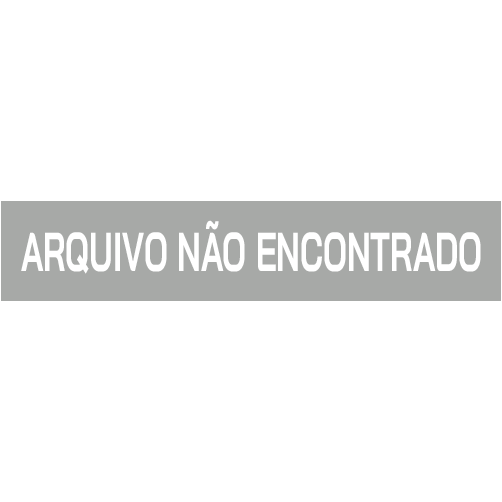
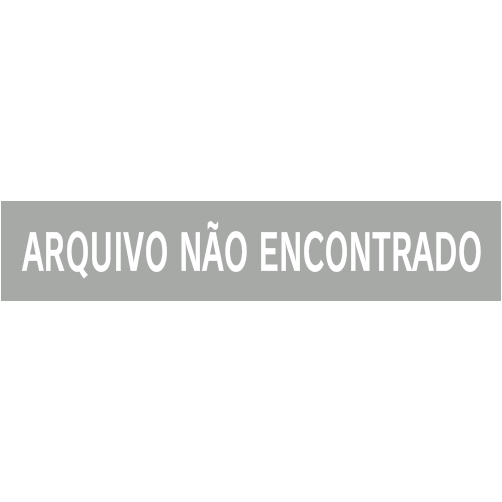
Layer changes from the first 502x502 image to the second:
added layer "ARQUIVO NÃO ENCONTRADO V2 Resize" above "ARQUIVO NÃO ENCONTRADO" over [21, 221, 481, 279]
hid "ARQUIVO NÃO ENCONTRADO" over [21, 220, 481, 274]
removed layer "Camada 2 copiar 8" over [21, 220, 481, 279]
added layer "Clean" above "Original" over [21, 220, 481, 279]
